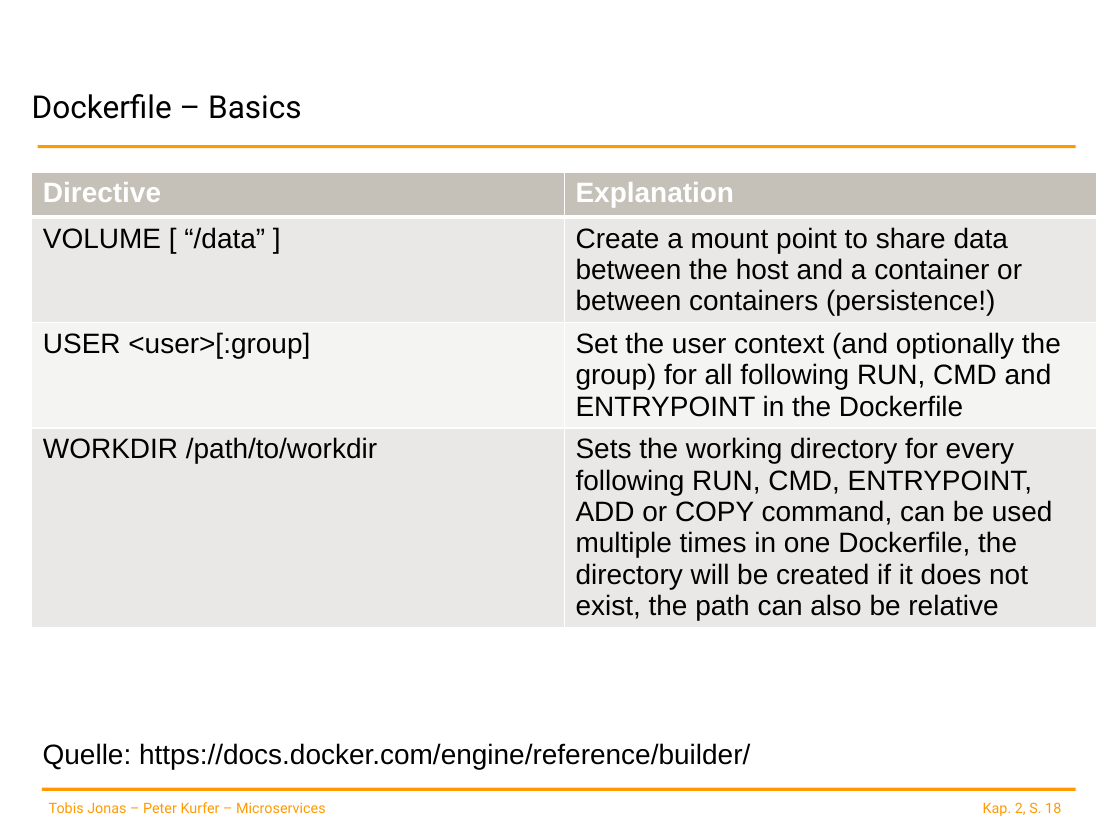
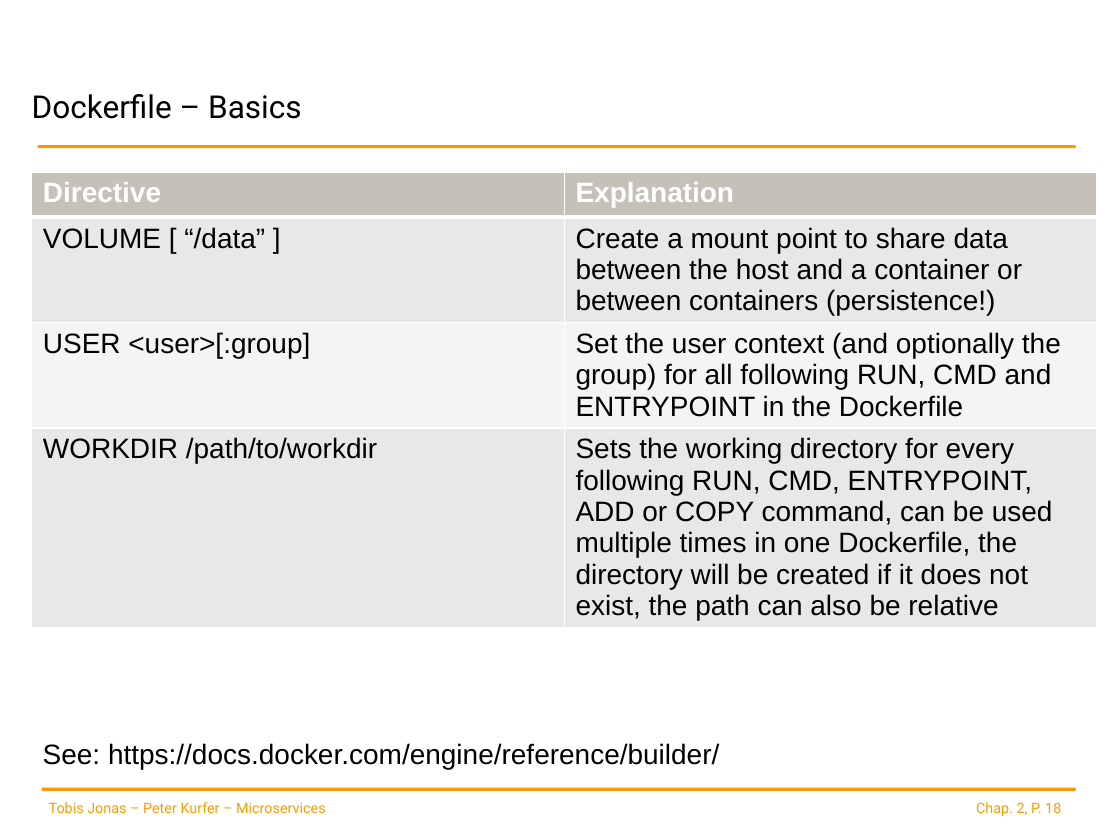
Before and after one commit to spoeck/Lectures, a slide deck: slide 18 of 02-Container-and-Provisioning/ContainerProvisioning.pptx. Drawn at 1120x840 pixels with LibreOffice and Linux fonts; fonts in the diff are those of the drawing; background and template pictures are left out. Boxes give left, top, right and bottom in pixels: in the first picture for what was removed or moved away, otherwise in the second. Text is boxed around its words. In the diff, an @@ line names an element or a change of style, - is before the commit and + after.

```diff
--- a/02-Container-and-Provisioning/ContainerProvisioning.pptx
+++ b/02-Container-and-Provisioning/ContainerProvisioning.pptx
@@ text at (43,743,719,769): text changed @@
-Quelle: https://docs.docker.com/engine/reference/builder/
+See: https://docs.docker.com/engine/reference/builder/
@@ text at (976,802,1061,816): text changed @@
-Kap. 2, S. 18
+Chap. 2, P. 18
```
Also in this commit, not shown: 21 other slides changed, 1 other file.
